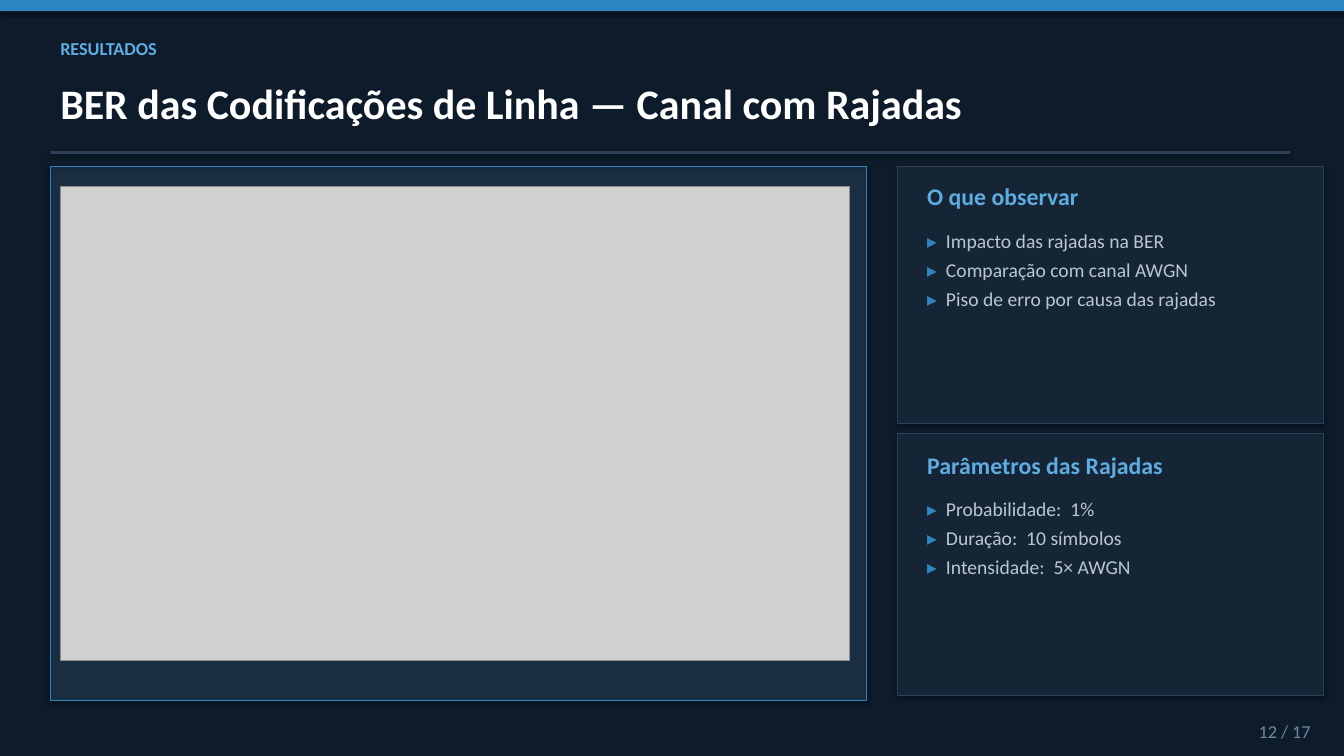
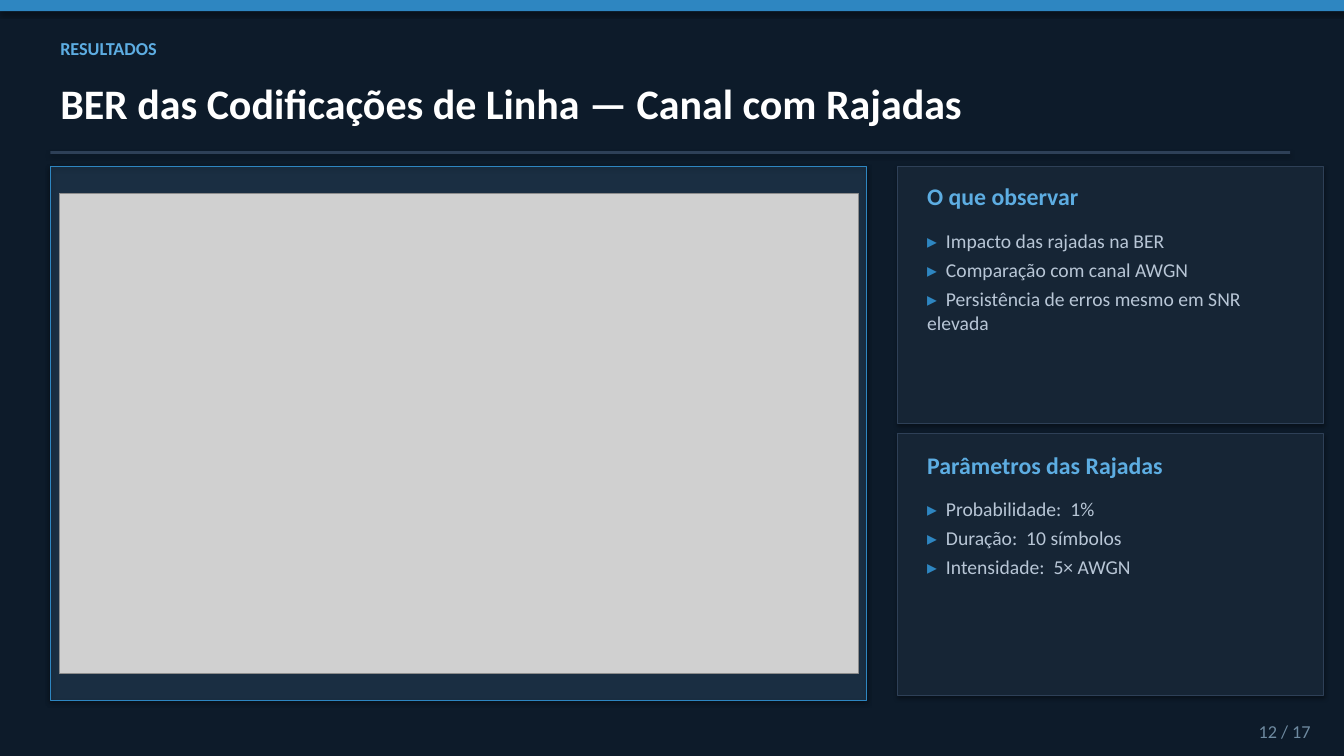
Before and after one commit to T10SAM/Simulador-de-Transmissao-Digital, a slide deck: slide 12 of Apresentação.pptx. Drawn at 1344x756 pixels with LibreOffice and Linux fonts; fonts in the diff are those of the drawing; grey boxes stand for pictures. Boxes give left, top, right and bottom in pixels: in the first picture for what was removed or moved away, otherwise in the second. Text is boxed around its words. In the diff, an @@ line names an element or a change of style, - is before the commit and + after.

```diff
--- a/Apresentação.pptx
+++ b/Apresentação.pptx
@@ picture: place and size @@
-picture at (60, 187, 850, 660)
+picture at (59, 194, 859, 674)
@@ text at (927, 292, 1240, 330): text changed @@
-▸ Piso de erro por causa das rajadas
+▸ Persistência de erros mesmo em SNR elevada
```
Also in this commit, not shown: 9 other slides changed, 14 other files.
